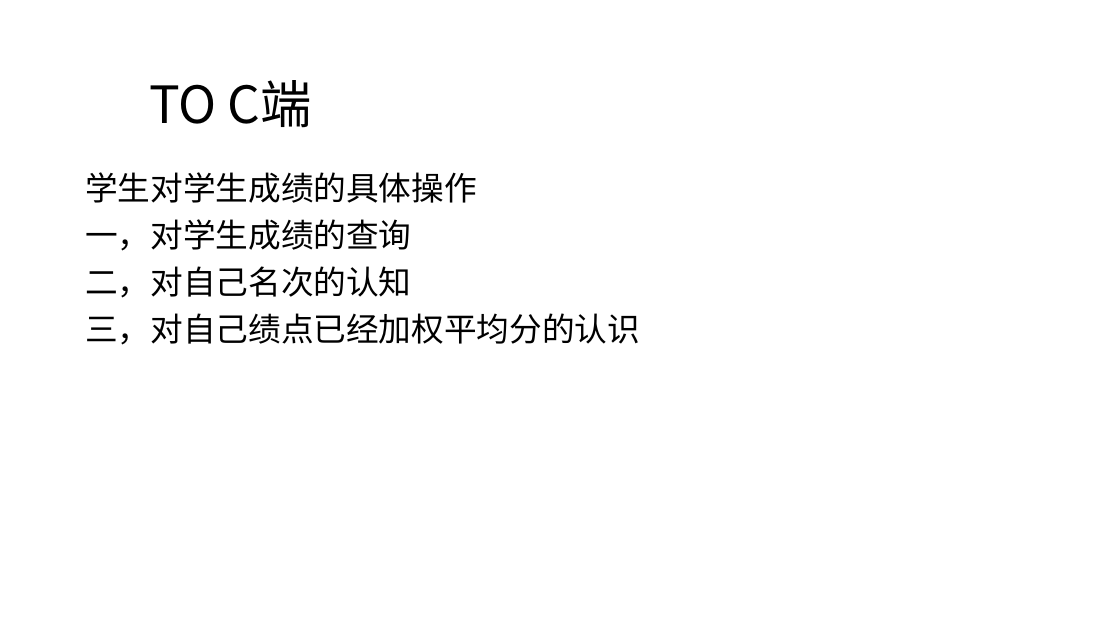
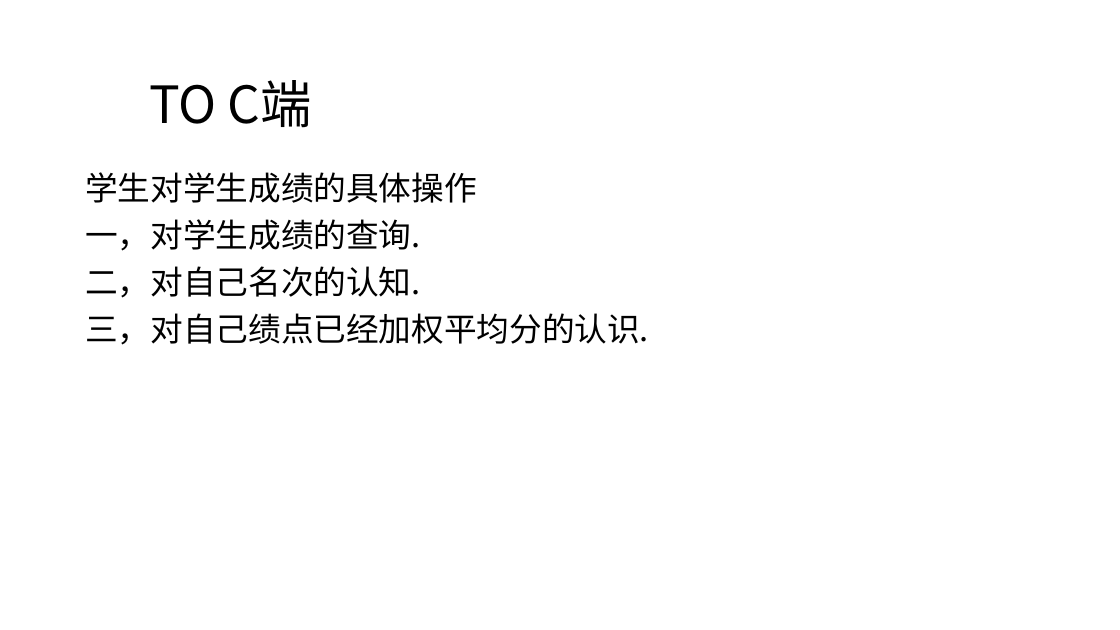
Before and after one commit to moriartyscat/--git, a slide deck: slide 6 of C语言期末作业.pptx (slide 5 before the commit). Drawn at 1120x630 pixels with LibreOffice and Linux fonts; fonts in the diff are those of the drawing; background and template pictures are left out. Boxes give left, top, right and bottom in pixels: in the first picture for what was removed or moved away, otherwise in the second. Text is boxed around its words. In the diff, an @@ line names an element or a change of style, - is before the commit and + after.

Commit message:
ppt

```diff
--- a/C语言期末作业.pptx
+++ b/C语言期末作业.pptx
@@ text at [85, 219, 649, 345]: text changed @@
-一，对学生成绩的查询
-二，对自己名次的认知
-三，对自己绩点已经加权平均分的认识
+一，对学生成绩的查询.
+二，对自己名次的认知.
+三，对自己绩点已经加权平均分的认识.
```
Also in this commit, not shown: 2 other slides changed, 4 slides added, 1 slide removed, 1 other file.
